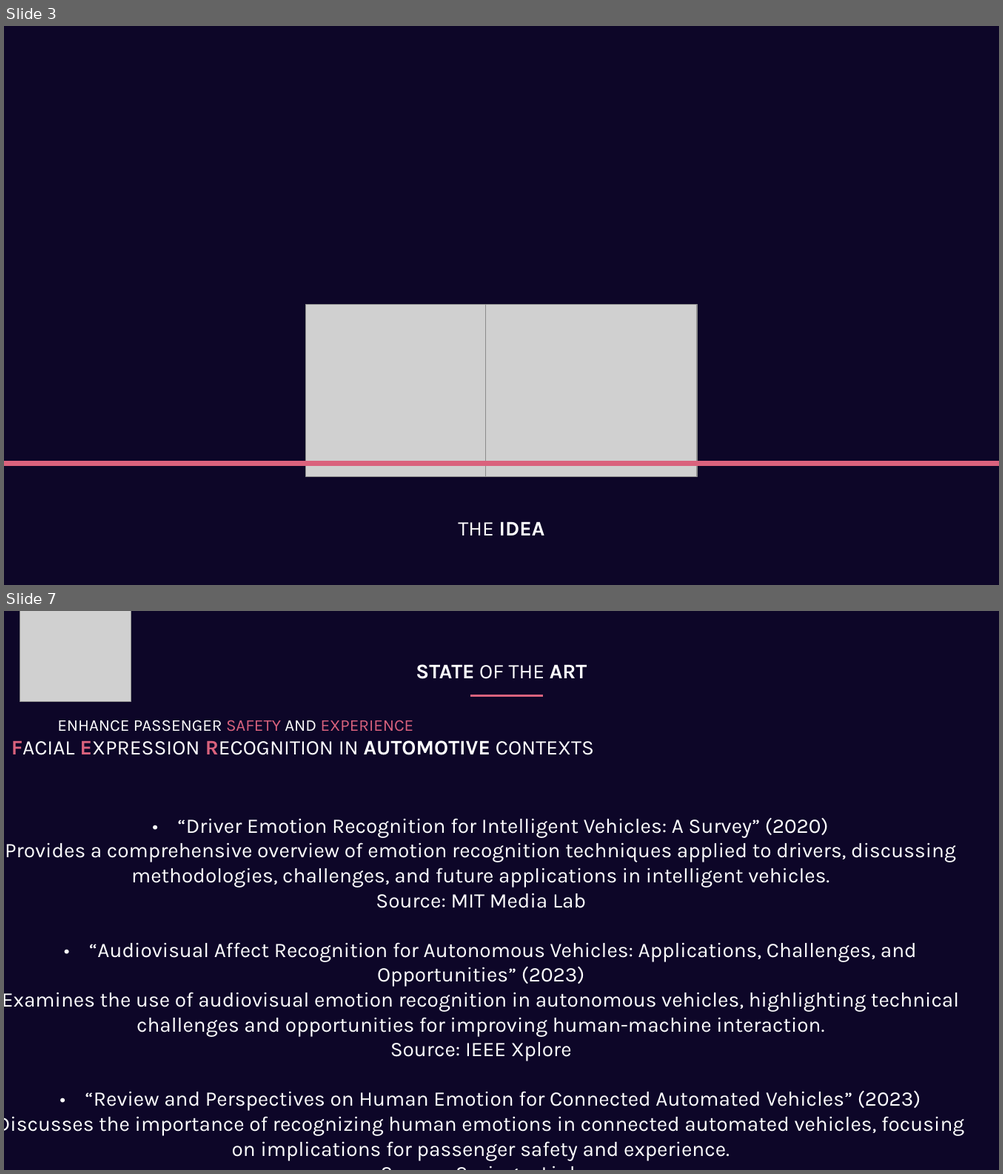
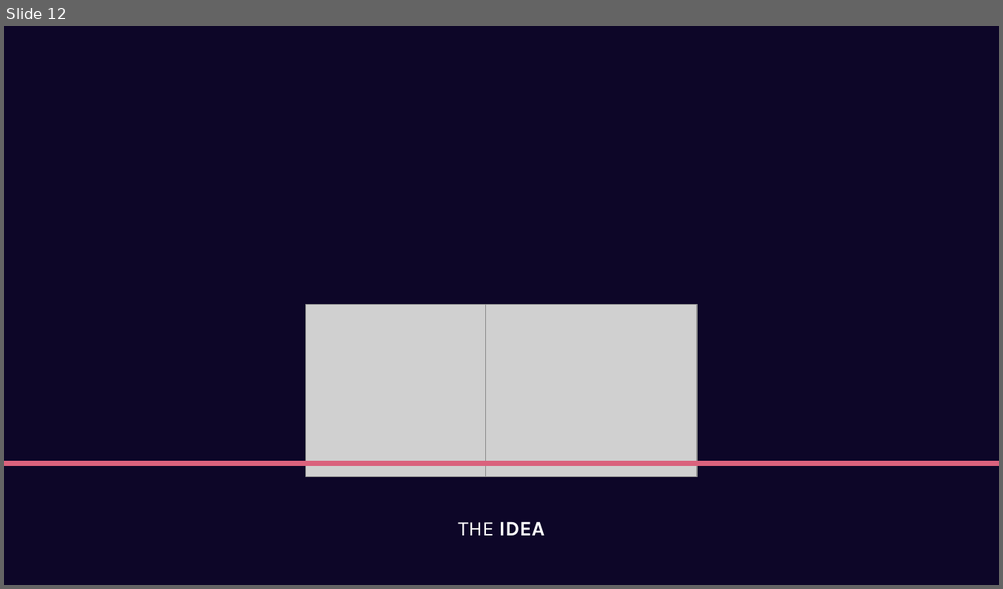
Before and after one commit to GiuseppeSoriano/MoodPilot, a slide deck: Idea/Idea_Presentation.pptx. Shown one above the other, each under a label of ours: slides 3 and 7 before the commit, slide 12 after it; the slides between them are not shown. The pictures are 1003x1174 and 1003x589 pixels, drawn with LibreOffice and Linux fonts; fonts in the diff are those of the drawing; grey boxes stand for pictures. Boxes give left, top, right and bottom in pixels: in the first picture for what was removed or moved away, otherwise in the second. Text is boxed around its words. In the diff, an @@ line names an element or a change of style, - is before the commit and + after.

```diff
--- a/Idea/Idea_Presentation.pptx
+++ b/Idea/Idea_Presentation.pptx
@@ slide 7 removed at bbox=[4, 611, 999, 1170], background #0D0628 @@
@@ picture removed at bbox=[20, 611, 131, 702] @@
@@ text removed at bbox=[415, 664, 586, 679] @@
-STATE OF THE ART
@@ line removed from (470, 695) to (543, 695) @@
@@ text removed at bbox=[57, 720, 414, 732] @@
-ENHANCE PASSENGER SAFETY AND EXPERIENCE
@@ text removed at bbox=[11, 741, 594, 755] @@
-FACIAL EXPRESSION RECOGNITION IN AUTOMOTIVE CONTEXTS
@@ text removed at bbox=[4, 817, 964, 1162] @@
-• “Driver Emotion Recognition for Intelligent Vehicles: A Survey” (2020)
-Provides a comprehensive overview of emotion recognition techniques applied to drivers, discussing methodologies, challenges, and future applications in intelligent vehicles.
-Source: MIT Media Lab
-• “Audiovisual Affect Recognition for Autonomous Vehicles: Applications, Challenges, and Opportunities” (2023)
-Examines the use of audiovisual emotion recognition in autonomous vehicles, highlighting technical challenges and opportunities for improving human-machine interaction.
-Source: IEEE Xplore
-• “Review and Perspectives on Human Emotion for Connected Automated Vehicles” (2023)
-Discusses the importance of recognizing human emotions in connected automated vehicles, focusing on implications for passenger safety and experience.
-Source: Springer Link
@@ what was slide 3 is now slide 12 @@
```
Also in this commit, not shown: 5 slides changed, 9 slides added, 3 other slides removed, 4 other files.
